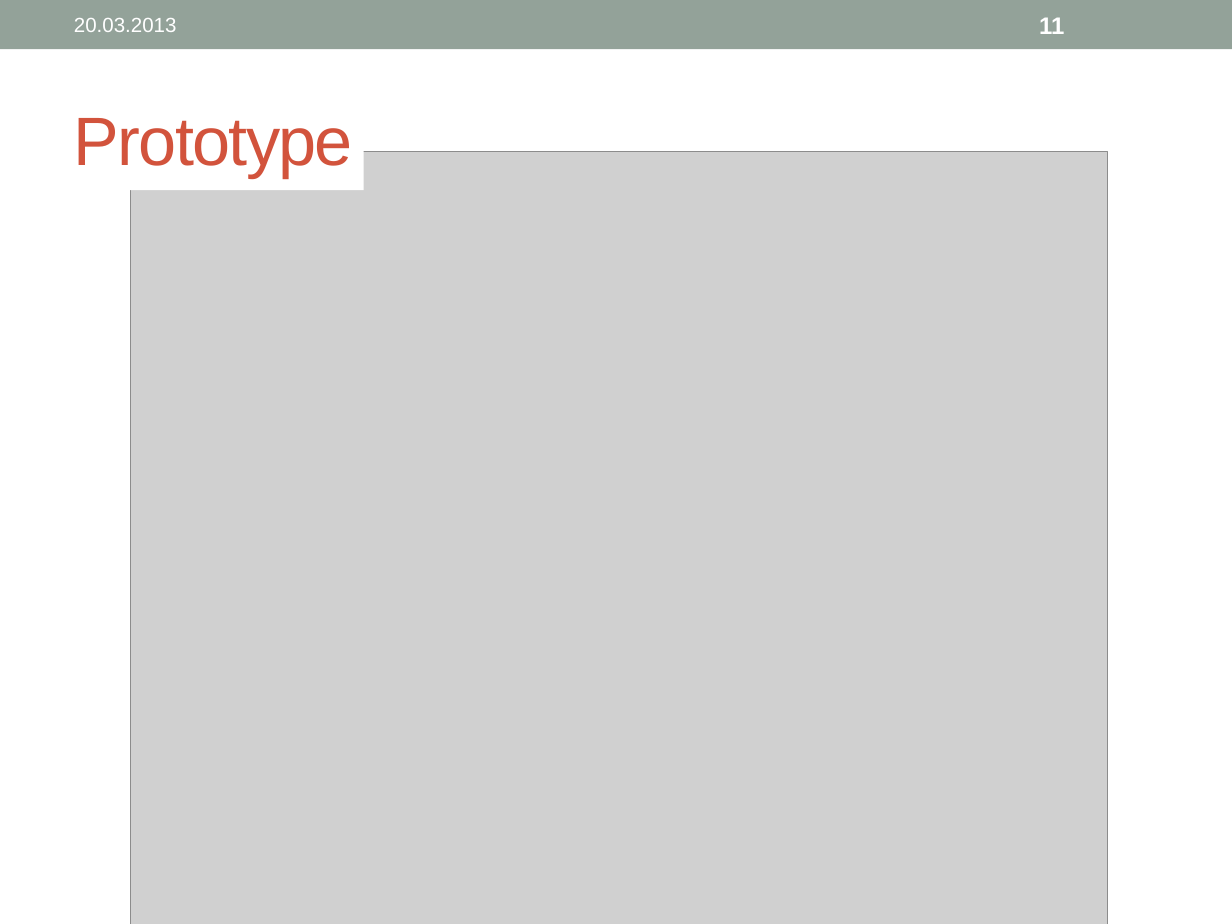
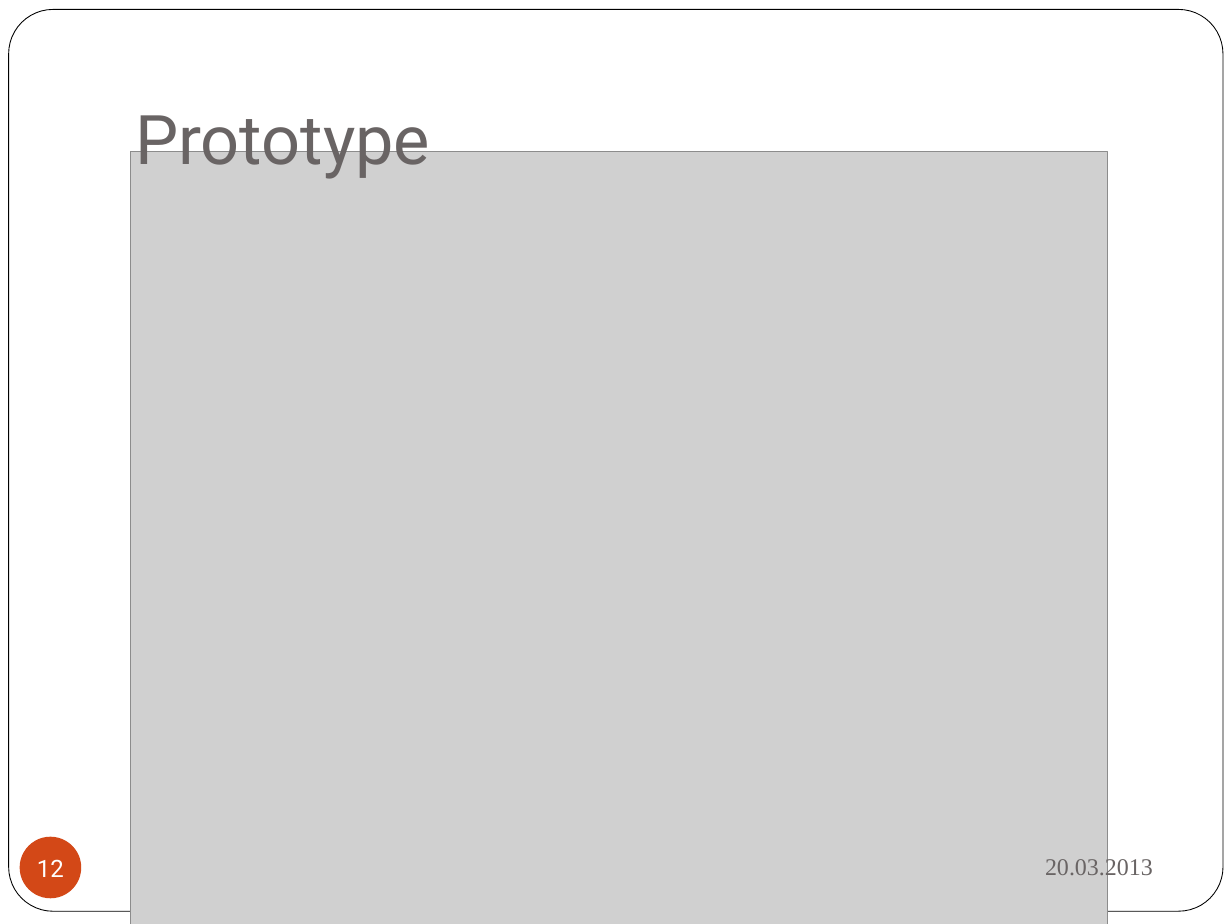
Before and after one commit to boebu/ch.bfh.bti7081.s2013.yellow, a slide deck: slide 12 of ch.bfh.bti7081.s2013.yellow/doc/cs1_task03/task1_3_presentation.pptx (slide 11 before the commit). Drawn at 1232x924 pixels with LibreOffice and Linux fonts; fonts in the diff are those of the drawing; grey boxes stand for pictures. Boxes give left, top, right and bottom in pixels: in the first picture for what was removed or moved away, otherwise in the second. Text is boxed around its words. In the diff, an @@ line names an element or a change of style, - is before the commit and + after.

```diff
--- a/ch.bfh.bti7081.s2013.yellow/doc/cs1_task03/task1_3_presentation.pptx
+++ b/ch.bfh.bti7081.s2013.yellow/doc/cs1_task03/task1_3_presentation.pptx
@@ rectangle removed at (0,0,1232,49) @@
@@ rounded rectangle added at (9,10,1223,912), fill #FFFFFF, outline #000000 0.5 pt @@
@@ page number removed at (1039,17,1064,34) @@
-11
@@ title "Prototype": place and size @@
-title "Prototype" at (74,118,353,178)
+title "Prototype" at (135,102,430,179)
@@ title "Prototype" at (135,102,430,179): font Arial to Roboto, text colour #D2533C to #696464, letter spacing -1 to 0 pt; vertical alignment middle to bottom @@
@@ rectangle removed at (63,113,363,191) @@
@@ page number added at (20,837,81,898), fill #D34817, 14 pt, text #FFFFFF @@
+12
@@ text "20.03.2013": place and size @@
-text "20.03.2013" at (74,18,177,32)
+text "20.03.2013" at (1045,856,1153,881)
@@ text "20.03.2013" at (1045,856,1153,881): size 12 to 14 pt, font Arial to Times New Roman, text colour #FFFFFF to #696464; alignment left to right @@
```
Also in this commit, not shown: 12 other slides changed, 3 slides added.
